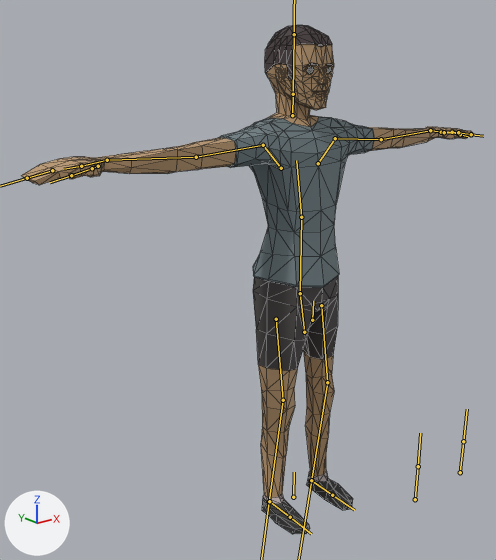
Renders of the glTF model textures/crowd.glb from each side of a commit.
Rendered twice from a 50 mm camera at (-4.44, -4.75, 4.51) aimed at (-0.25, 0.49, 2.41). Arrows for +X, +Y and +Z are at lower left; the lights stay in place. The bones that bend it are drawn over the model as lines. Mesh edges are drawn as thin lines.

In view in the first picture: 'BaseHuman'.
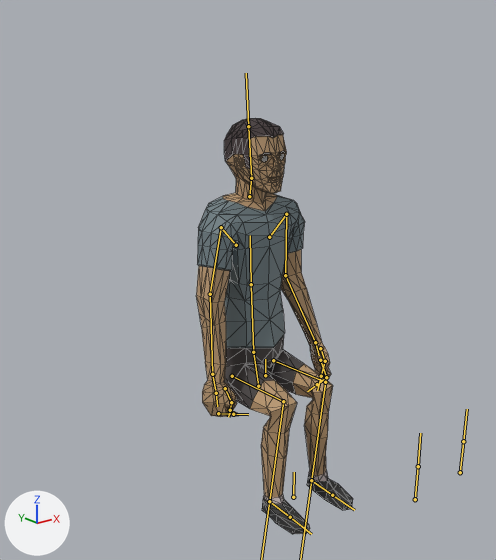
The newer file adds an action. The first version stands in its rest pose; the second is drawn at frame 33 of the action 'Man_Sitting'.

Location of each change, (x1, y1, x2, y2) in pixels of the pictures (496 x 560 px):
'BaseHuman', posed (65% narrower, 18% shorter)
    before: (21, 25, 473, 534)
    after: (196, 118, 353, 534)
bone 'Body', root to tip
    before: (312, 320) to (313, 301)
    after: (265, 375) to (265, 359)
bone 'Abdomen', root to tip
    before: (300, 293) to (301, 217)
    after: (253, 352) to (251, 284)
bone 'Torso', root to tip
    before: (301, 217) to (296, 160)
    after: (251, 284) to (250, 235)
bone 'Head', root to tip
    before: (293, 94) to (294, 34)
    after: (251, 178) to (248, 126)
bone 'UpperArm.L', root to tip
    before: (335, 138) to (381, 139)
    after: (286, 214) to (285, 275)
bone 'LowerArm.L', root to tip
    before: (381, 139) to (430, 130)
    after: (285, 275) to (315, 342)
bone 'Fingers.L', root to tip
    before: (452, 132) to (460, 134)
    after: (326, 377) to (317, 384)
bone 'Thumb1.L', root to tip
    before: (444, 132) to (458, 132)
    after: (320, 348) to (325, 361)
bone 'Thumb2.L', root to tip
    before: (458, 132) to (471, 134)
    after: (325, 361) to (321, 376)
bone 'UpperArm.R', root to tip
    before: (263, 145) to (196, 157)
    after: (221, 227) to (210, 294)
bone 'LowerArm.R', root to tip
    before: (196, 157) to (107, 160)
    after: (210, 294) to (212, 374)
bone 'Thumb1.R', root to tip
    before: (98, 166) to (92, 168)
    after: (225, 388) to (231, 402)
bone 'Thumb2.R', root to tip
    before: (92, 168) to (71, 175)
    after: (231, 402) to (230, 410)
bone 'Fingers.R', root to tip
    before: (52, 170) to (27, 178)
    after: (218, 413) to (233, 414)
bone 'UpperLeg.L', root to tip
    before: (321, 305) to (327, 382)
    after: (273, 360) to (325, 382)
bone 'LowerLeg.L', root to tip
    before: (327, 382) to (311, 480)
    after: (325, 382) to (311, 480)
bone 'UpperLeg.R', root to tip
    before: (276, 319) to (283, 400)
    after: (232, 376) to (283, 401)
bone 'LowerLeg.R', root to tip
    before: (283, 400) to (269, 501)
    after: (283, 401) to (269, 501)

The change, as a list of edits to the scene's bpy script:
```text
Change bone_body:
    where bone_body = bpy.data.objects['HumanArmature'].pose.bones['Body']  # child of 'Bone'
    bone_body.location: (0.0, 0.0, 0.0) -> (-0.01, -0.86, -0.7)
    bone_body.rotation_quaternion: (1.0, 0.0, 0.0, 0.0) -> (1.0, -0.006, 0.027, 0.0)  # degrees (0, 0, 0) -> degrees (-1, 3, 0)
Change bone_abdomen:
    where bone_abdomen = bpy.data.objects['HumanArmature'].pose.bones['Abdomen']  # child of 'Hips'
    bone_abdomen.rotation_quaternion: (1.0, 0.0, 0.0, 0.0) -> (1.0, -0.016, 0.0, 0.001)  # degrees (0, 0, 0) -> degrees (-2, 0, 0)
Change bone_torso:
    where bone_torso = bpy.data.objects['HumanArmature'].pose.bones['Torso']  # child of 'Abdomen'
    bone_torso.rotation_quaternion: (1.0, 0.0, 0.0, 0.0) -> (0.996, 0.09, 0.0, 0.0)  # degrees (0, 0, 0) -> degrees (10, 0, 0)
Change bone_head:
    where bone_head = bpy.data.objects['HumanArmature'].pose.bones['Head']  # child of 'Neck'
    bone_head.rotation_quaternion: (1.0, 0.0, 0.0, 0.0) -> (0.993, -0.115, -0.007, 0.001)  # degrees (0, 0, 0) -> degrees (-13, -1, 0)
Change bone_upperarm_l:
    where bone_upperarm_l = bpy.data.objects['HumanArmature'].pose.bones['UpperArm.L']  # child of 'Shoulder.L'
    bone_upperarm_l.rotation_quaternion: (1.0, 0.0, 0.0, 0.0) -> (0.767, -0.628, 0.115, -0.072)  # degrees (0, 0, 0) -> degrees (-79, 5, -15)
Change bone_lowerarm_l:
    where bone_lowerarm_l = bpy.data.objects['HumanArmature'].pose.bones['LowerArm.L']  # child of 'UpperArm.L'
    bone_lowerarm_l.rotation_quaternion: (1.0, 0.0, 0.0, 0.0) -> (0.961, -0.001, -0.077, -0.264)  # degrees (0, 0, 0) -> degrees (2, -9, -31)
Change bone_fingers_l:
    where bone_fingers_l = bpy.data.objects['HumanArmature'].pose.bones['Fingers.L']  # child of 'MiddleHand.L'
    bone_fingers_l.rotation_quaternion: (1.0, 0.0, 0.0, 0.0) -> (0.817, -0.569, 0.048, -0.083)  # degrees (0, 0, 0) -> degrees (-70, -1, -11)
Change bone_thumb1_l:
    where bone_thumb1_l = bpy.data.objects['HumanArmature'].pose.bones['Thumb1.L']  # child of 'Palm.L'
    bone_thumb1_l.location: (0.0, 0.0, 0.0) -> (0.02, -0.03, 0.0)
    bone_thumb1_l.rotation_quaternion: (1.0, 0.0, 0.0, 0.0) -> (0.955, -0.089, -0.12, -0.256)  # degrees (0, 0, 0) -> degrees (-7, -16, -29)
Change bone_thumb2_l:
    where bone_thumb2_l = bpy.data.objects['HumanArmature'].pose.bones['Thumb2.L']  # child of 'Thumb1.L'
    bone_thumb2_l.rotation_quaternion: (1.0, 0.0, 0.0, 0.0) -> (0.982, 0.085, -0.037, 0.163)  # degrees (0, 0, 0) -> degrees (9, -6, 18)
Change bone_upperarm_r:
    where bone_upperarm_r = bpy.data.objects['HumanArmature'].pose.bones['UpperArm.R']  # child of 'Shoulder.R'
    bone_upperarm_r.rotation_quaternion: (1.0, 0.0, 0.0, 0.0) -> (0.806, -0.589, 0.022, 0.046)  # degrees (0, 0, 0) -> degrees (-72, 5, 3)
Change bone_lowerarm_r:
    where bone_lowerarm_r = bpy.data.objects['HumanArmature'].pose.bones['LowerArm.R']  # child of 'UpperArm.R'
    bone_lowerarm_r.rotation_quaternion: (1.0, 0.0, 0.0, 0.0) -> (0.99, -0.141, -0.005, 0.021)  # degrees (0, 0, 0) -> degrees (-16, 0, 2)
Change bone_thumb1_r:
    where bone_thumb1_r = bpy.data.objects['HumanArmature'].pose.bones['Thumb1.R']  # child of 'MiddleHand.R'
    bone_thumb1_r.location: (0.0, 0.0, 0.0) -> (0.01, 0.0, 0.02)
    bone_thumb1_r.rotation_quaternion: (1.0, 0.0, 0.0, 0.0) -> (0.965, 0.228, -0.098, 0.081)  # degrees (0, 0, 0) -> degrees (26, -13, 7)
Change bone_thumb2_r:
    where bone_thumb2_r = bpy.data.objects['HumanArmature'].pose.bones['Thumb2.R']  # child of 'Thumb1.R'
    bone_thumb2_r.rotation_quaternion: (1.0, 0.0, 0.0, 0.0) -> (0.967, -0.241, 0.016, 0.079)  # degrees (0, 0, 0) -> degrees (-28, 4, 8)
Change bone_fingers_r:
    where bone_fingers_r = bpy.data.objects['HumanArmature'].pose.bones['Fingers.R']  # child of 'MiddleHand.R'
    bone_fingers_r.rotation_quaternion: (1.0, 0.0, 0.0, 0.0) -> (0.854, -0.519, -0.013, 0.04)  # degrees (0, 0, 0) -> degrees (-63, 1, 5)
Change bone_upperleg_l:
    where bone_upperleg_l = bpy.data.objects['HumanArmature'].pose.bones['UpperLeg.L']  # child of 'Body'
    bone_upperleg_l.rotation_quaternion: (1.0, 0.0, 0.0, 0.0) -> (0.746, -0.666, 0.021, 0.016)  # degrees (0, 0, 0) -> degrees (-84, 3, 0)
Change bone_lowerleg_l:
    where bone_lowerleg_l = bpy.data.objects['HumanArmature'].pose.bones['LowerLeg.L']  # child of 'UpperLeg.L'
    bone_lowerleg_l.rotation_quaternion: (1.0, 0.0, 0.0, 0.0) -> (0.746, 0.666, 0.0, 0.0)  # degrees (0, 0, 0) -> degrees (84, 0, 0)
Change bone_upperleg_r:
    where bone_upperleg_r = bpy.data.objects['HumanArmature'].pose.bones['UpperLeg.R']  # child of 'Body'
    bone_upperleg_r.rotation_quaternion: (1.0, 0.0, 0.0, 0.0) -> (0.749, -0.662, 0.021, 0.016)  # degrees (0, 0, 0) -> degrees (-83, 3, 0)
Change bone_lowerleg_r:
    where bone_lowerleg_r = bpy.data.objects['HumanArmature'].pose.bones['LowerLeg.R']  # child of 'UpperLeg.R'
    bone_lowerleg_r.rotation_quaternion: (1.0, 0.0, 0.0, 0.0) -> (0.74, 0.673, 0.0, 0.0)  # degrees (0, 0, 0) -> degrees (85, 0, 0)
```
